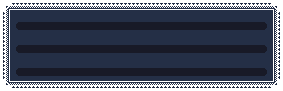
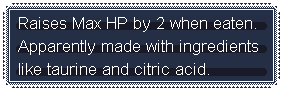
Layered file, before and after one edit (283x91). Changes by layer:
added layer "EN" above "JP" over [18,17,258,75]
